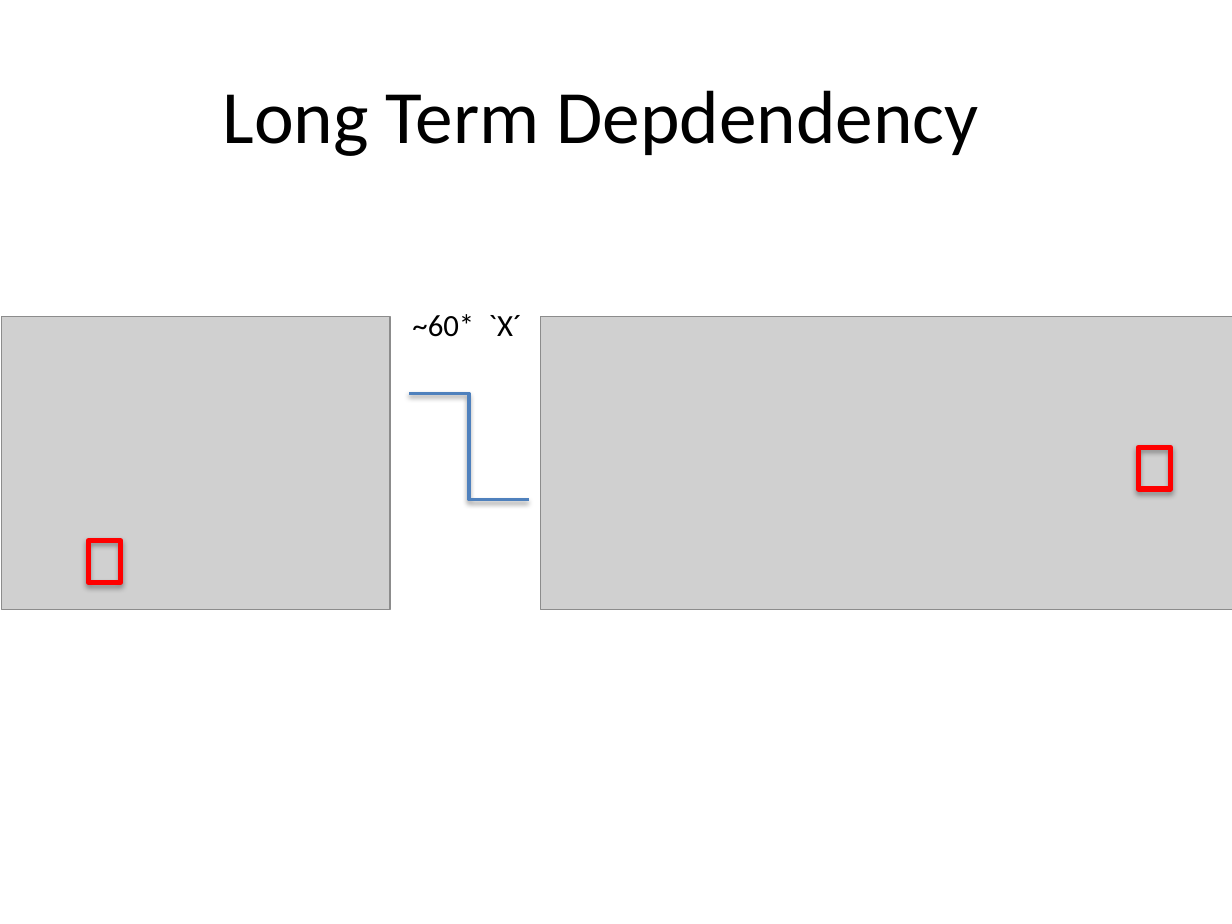
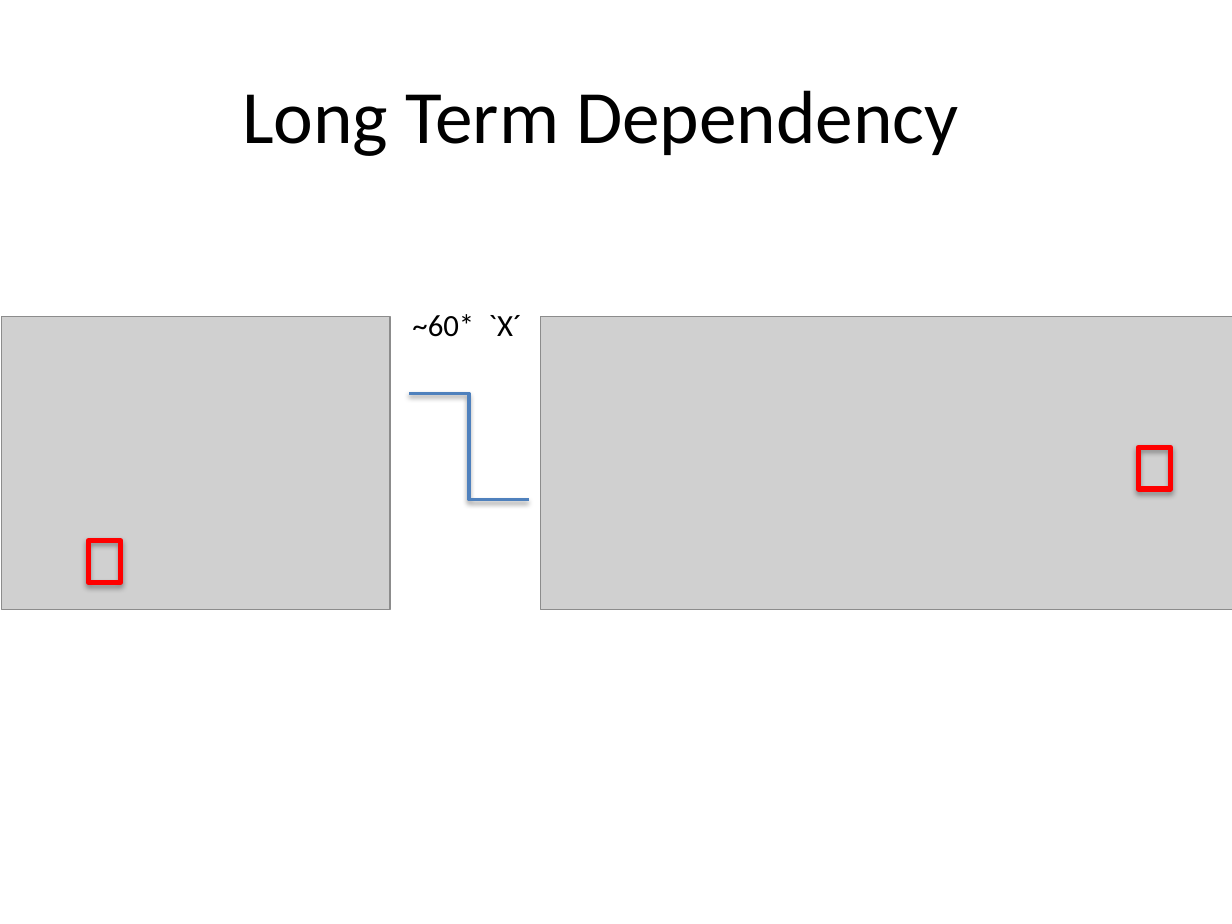
Before and after one commit to BSifringer/ArtificialComposer, a slide deck: slide 22 of slides/proved_learning.pptx. Drawn at 1232x924 pixels with LibreOffice and Linux fonts; fonts in the diff are those of the drawing; grey boxes stand for pictures. Boxes give left, top, right and bottom in pixels: in the first picture for what was removed or moved away, otherwise in the second. Text is boxed around its words. In the diff, an @@ line names an element or a change of style, - is before the commit and + after.

```diff
--- a/slides/proved_learning.pptx
+++ b/slides/proved_learning.pptx
@@ title at bbox=[242, 90, 958, 156]: text changed @@
-Long Term Depdendency
+Long Term Dependency
```
Also in this commit, not shown: 11 other slides changed, 4 other files.
